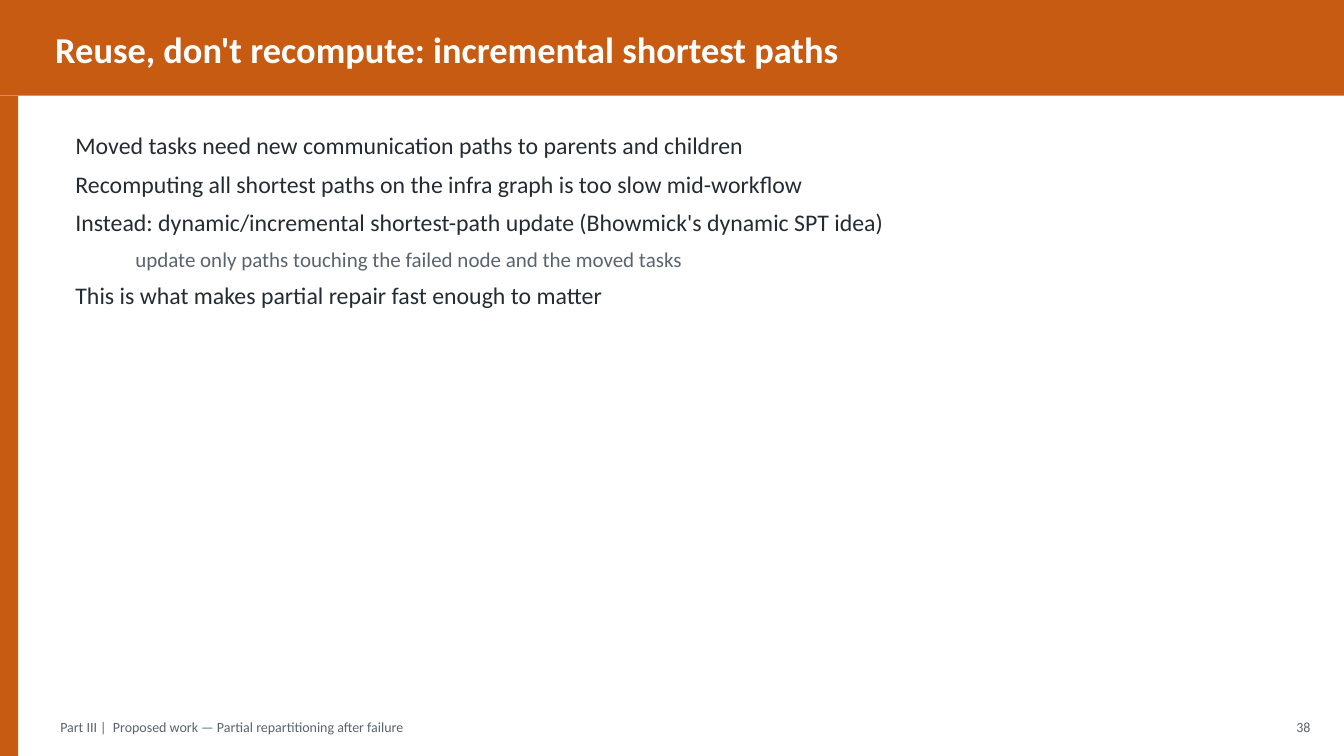
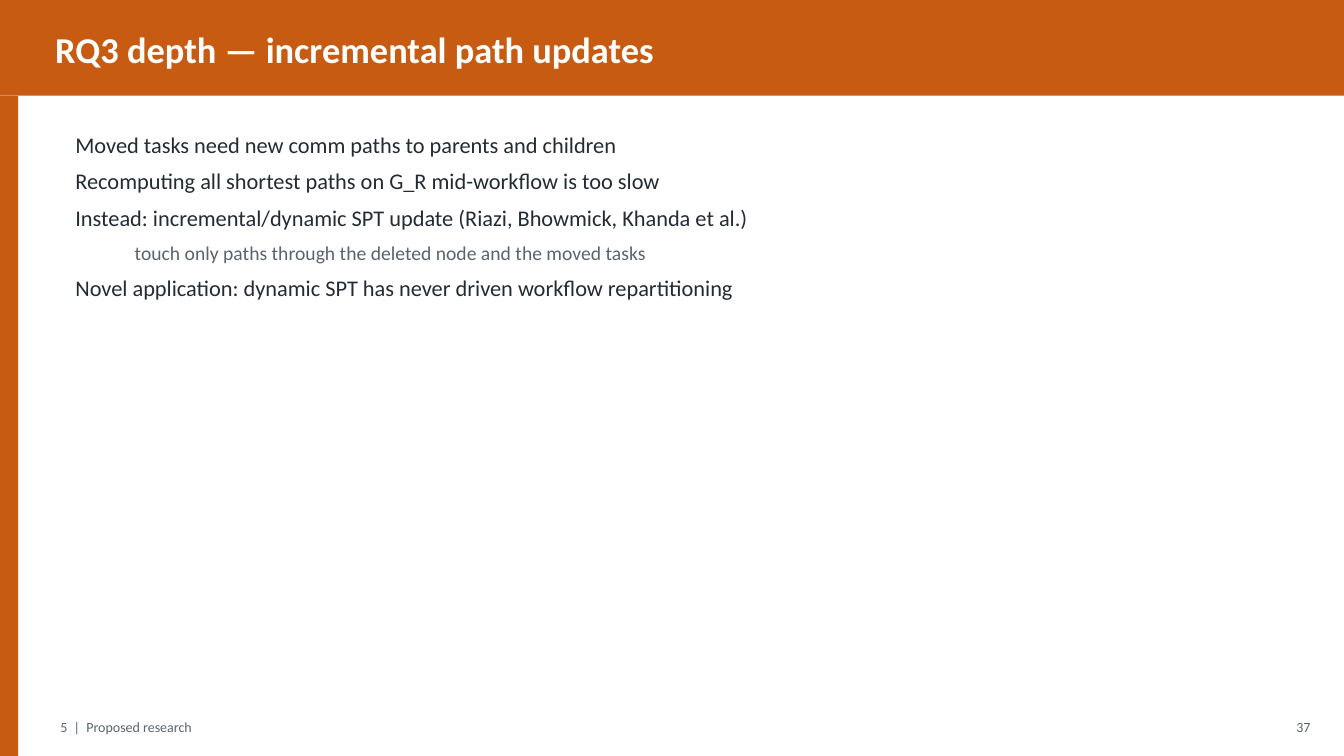
Before and after one commit to gayanigupta/data-aware-scheduling, a slide deck: slide 38 of slides/data-aware-scheduling.pptx (slide 39 before the commit). Drawn at 1344x756 pixels with LibreOffice and Linux fonts; fonts in the diff are those of the drawing. Boxes give left, top, right and bottom in pixels: in the first picture for what was removed or moved away, otherwise in the second. Text is boxed around its words. In the diff, an @@ line names an element or a change of style, - is before the commit and + after.

Commit message:
Rebuild proposal deck and document with full structure and depth

```diff
--- a/slides/data-aware-scheduling.pptx
+++ b/slides/data-aware-scheduling.pptx
@@ text at box(55, 37, 653, 69): text changed @@
-Reuse, don't recompute: incremental shortest paths
+RQ3 depth — incremental path updates
@@ text at box(75, 137, 747, 300): text changed; size 17 to 16 pt @@
-Moved tasks need new communication paths to parents and children
-Recomputing all shortest paths on the infra graph is too slow mid-workflow
-Instead: dynamic/incremental shortest-path update (Bhowmick's dynamic SPT idea)
-  update only paths touching the failed node and the moved tasks
-This is what makes partial repair fast enough to matter
+Moved tasks need new comm paths to parents and children
+Recomputing all shortest paths on G_R mid-workflow is too slow
+Instead: incremental/dynamic SPT update (Riazi, Bhowmick, Khanda et al.)
+  touch only paths through the deleted node and the moved tasks
+Novel application: dynamic SPT has never driven workflow repartitioning
@@ text at box(60, 722, 192, 734): text changed @@
-Part III | Proposed work — Partial repartitioning after failure
+5 | Proposed research
@@ text at box(1296, 723, 1310, 732): text changed @@
-38
+37
```
Also in this commit, not shown: 20 other slides changed, 24 slides added, 22 slides removed, 2 other files.
